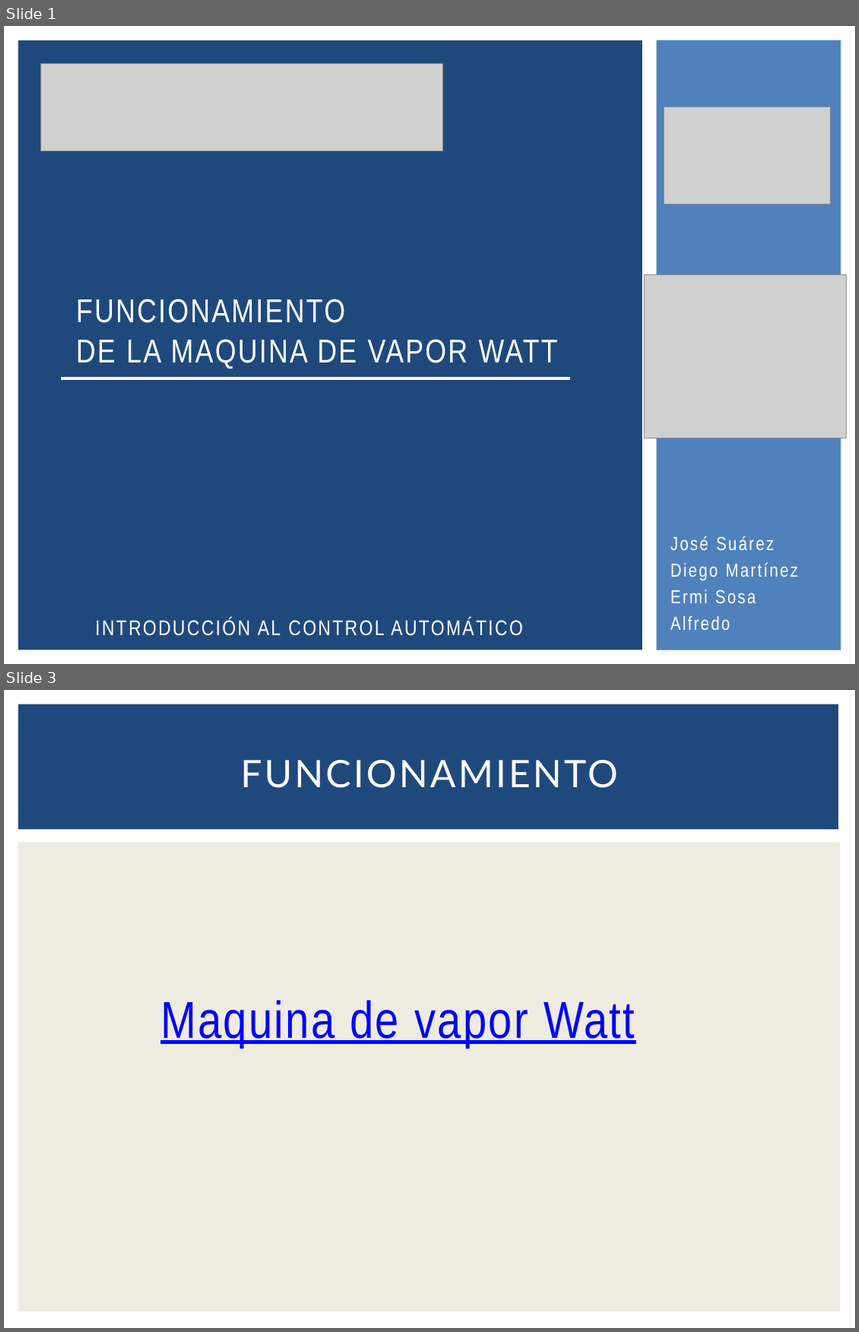
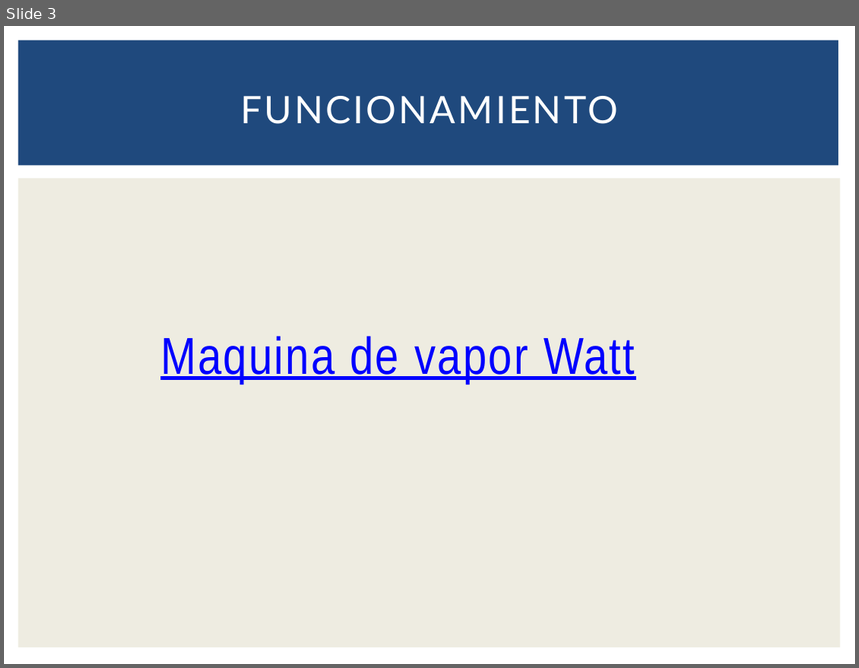
Before and after one commit to martinezdiego/ICA, a slide deck: presentacion/Exposición Ica.pptx. Shown one above the other, each under a label of ours: slides 1 and 3 before the commit, slide 3 after it; the slides between them are not shown. The pictures are 859x1332 and 859x668 pixels, drawn with LibreOffice and Linux fonts; fonts in the diff are those of the drawing; grey boxes stand for pictures. Boxes give left, top, right and bottom in pixels: in the first picture for what was removed or moved away, otherwise in the second. Text is boxed around its words. In the diff, an @@ line names an element or a change of style, - is before the commit and + after.

```diff
--- a/presentacion/Exposición Ica.pptx
+++ b/presentacion/Exposición Ica.pptx
@@ slide 1 removed at [4,26,855,664], background #FFFFFF @@
@@ rectangle removed at [18,40,642,651] @@
@@ rectangle removed at [657,40,842,651] @@
@@ picture removed at [40,63,443,151] @@
@@ picture removed at [664,107,832,204] @@
@@ picture removed at [644,275,847,439] @@
@@ title removed at [76,299,558,369] @@
-FUNCIONAMIENTO
-DE LA MAQUINA DE VAPOR WATT
@@ line removed from (61, 379) to (570, 379) @@
@@ subtitle removed at [671,536,798,630] @@
-José Suárez
-Diego Martínez
-Ermi Sosa
-Alfredo
@@ text removed at [95,619,522,636] @@
-INTRODUCCIÓN AL CONTROL AUTOMÁTICO
```
Also in this commit, not shown: 1 slide changed, 11 slides added, 2 other files.
